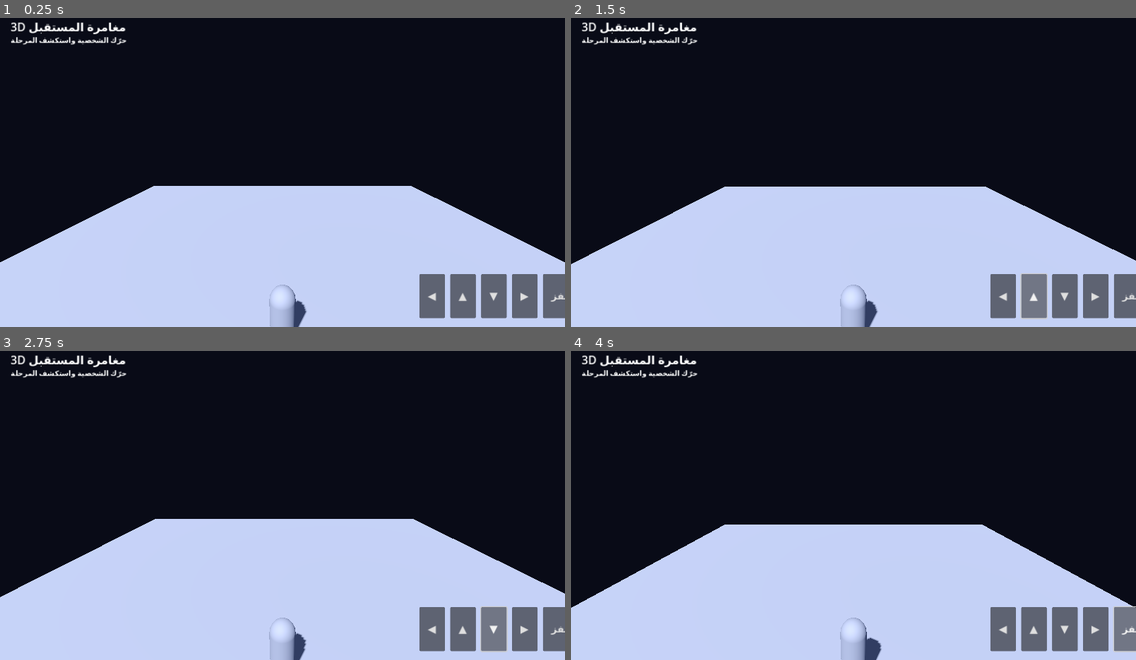
Above: before the commit, frames 1-4 (two rows, left to right).
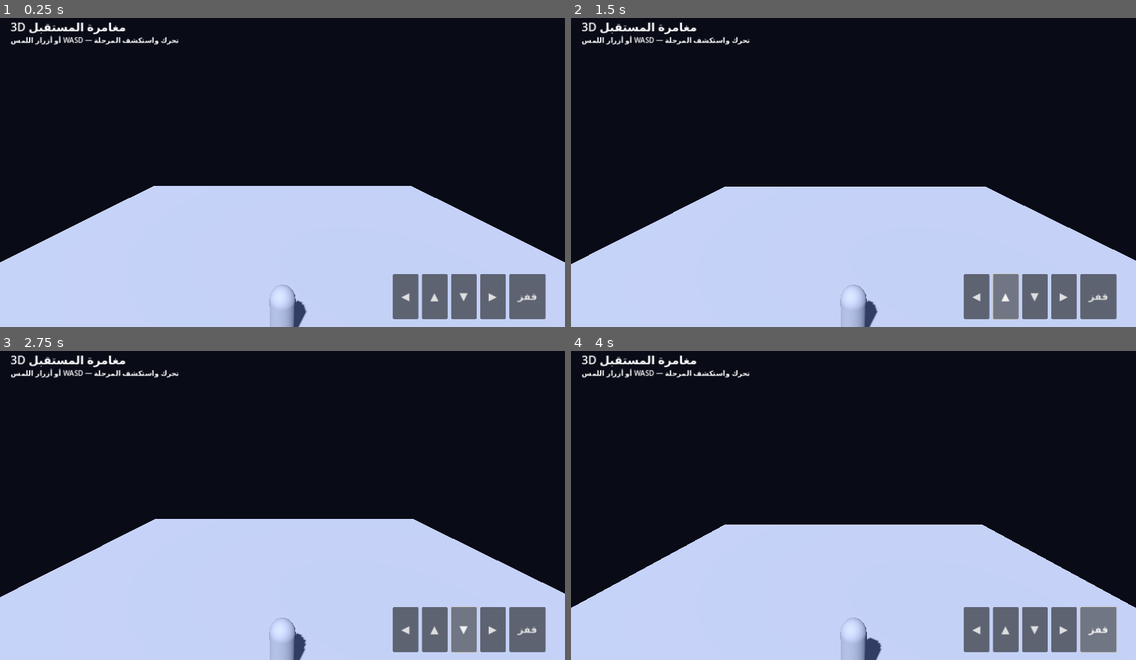
Above: after the commit, the same moments.

Repository: husinalzerjaoe-ship-it/future-youth-forum
Game: Godot game, scene res://scenes/main.tscn
Two runs of this game, one before a commit and one after it. Both use one fixed random seed, a clock stepped at 60 frames per second and the inputs below.
Inputs:
- Up to frame 1 (0.25 s): no input
- Up to frame 2 (1.5 s): click "◀" at 0.5 s; click "▲" at 1.25 s
- Up to frame 3 (2.75 s): click "▼" at 2 s
- Up to frame 4 (4 s): click "▶" at 2.75 s; click "قفز" at 3.5 s

The runs differ from the first frame. In frame 1, 2.3% of the frame differs, in the area x 1-100%, y 5-98%; in frame 2, 2.3%; in frame 3, 2.3%; in frame 4, 2.3%.

Commit message:
Fix Godot 3D prototype scene and touch controls

Diff:
--- a/godot/scripts/main.gd
+++ b/godot/scripts/main.gd
@@ -1,8 +1,6 @@
 extends Node3D
 
 @onready var player: CharacterBody3D = $Player
-var _move_vector := Vector2.ZERO
-var _status_label: Label
 
 func _ready() -> void:
     _build_mobile_hud()
@@ -15,14 +13,14 @@
     root.set_anchors_and_offsets_preset(Control.PRESET_FULL_RECT)
     layer.add_child(root)
 
-    _status_label = Label.new()
-    _status_label.text = "مغامرة المستقبل 3D"
-    _status_label.position = Vector2(24, 20)
-    _status_label.add_theme_font_size_override("font_size", 26)
-    root.add_child(_status_label)
+    var title := Label.new()
+    title.text = "مغامرة المستقبل 3D"
+    title.position = Vector2(24, 20)
+    title.add_theme_font_size_override("font_size", 26)
+    root.add_child(title)
 
     var hint := Label.new()
-    hint.text = "حرّك الشخصية واستكشف المرحلة"
+    hint.text = "تحرك واستكشف المرحلة — WASD أو أزرار اللمس"
     hint.position = Vector2(24, 58)
     hint.add_theme_font_size_override("font_size", 16)
     root.add_child(hint)
@@ -32,11 +30,11 @@
     controls.anchor_top = 1.0
     controls.anchor_right = 1.0
     controls.anchor_bottom = 1.0
-    controls.offset_left = -330
+    controls.offset_left = -390
     controls.offset_top = -120
-    controls.offset_right = -20
-    controls.offset_bottom = -20
-    controls.add_theme_constant_override("separation", 12)
+    controls.offset_right = -18
+    controls.offset_bottom = -18
+    controls.add_theme_constant_override("separation", 8)
     root.add_child(controls)
 
     _add_move_button(controls, "◀", Vector2.LEFT)
@@ -48,8 +46,7 @@
     jump.text = "قفز"
     jump.custom_minimum_size = Vector2(82, 82)
     jump.add_theme_font_size_override("font_size", 22)
-    jump.button_down.connect(func(): Input.action_press("jump"))
-    jump.button_up.connect(func(): Input.action_release("jump"))
+    jump.button_down.connect(player.request_mobile_jump)
     controls.add_child(jump)
 
 func _add_move_button(parent: HBoxContainer, caption: String, direction: Vector2) -> void:
@@ -57,13 +54,6 @@
     button.text = caption
     button.custom_minimum_size = Vector2(58, 82)
     button.add_theme_font_size_override("font_size", 24)
-    button.button_down.connect(func(): _set_direction(direction, true))
-    button.button_up.connect(func(): _set_direction(direction, false))
+    button.button_down.connect(func(): player.set_mobile_move(direction))
+    button.button_up.connect(func(): player.set_mobile_move(Vector2.ZERO))
     parent.add_child(button)
-
-func _set_direction(direction: Vector2, pressed: bool) -> void:
-    if pressed:
-        _move_vector = direction
-    elif _move_vector == direction:
-        _move_vector = Vector2.ZERO
-    player.set_mobile_move(_move_vector)
